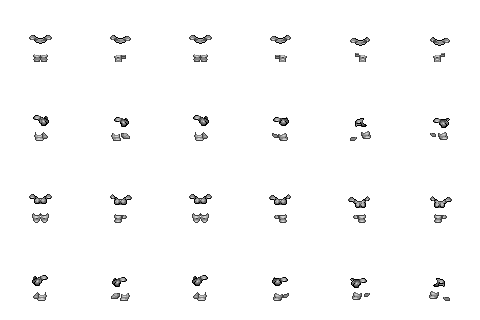
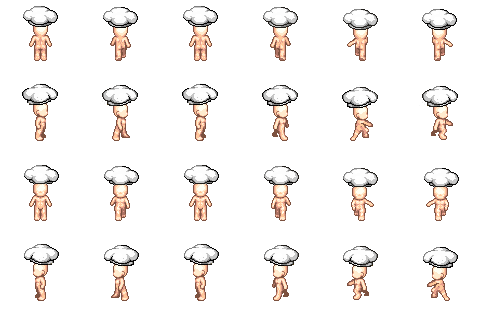
Layered file, before and after one edit (480x320). Changes by layer:
added layer "chef" above "hood" over [22, 6, 459, 268]
hid group "female" (4 layers) over [28, 35, 452, 296]
hid "boots" over [32, 53, 450, 301]
showed group "main" (1st of 2) (2 layers) over [28, 20, 453, 301]
